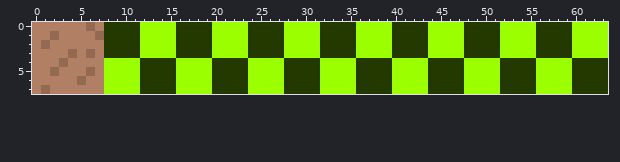
A pixel-art file gets an edit: assets/background_tiles.aseprite. The picture above was drawn from the file before the commit.
64x8 pixels, 1 frame.
The result:
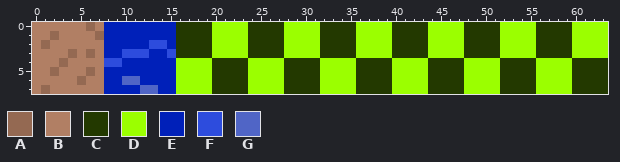
Palette (. is transparent): A #946952  B #b17f64  C #233900  D #9bff00  E #0020b9  F #2d4cdd  G #5065c6
The edit:
Colour C gives way to colour E in rows 0 to 2 at x 8 to 11; in row 3 at x 8 to 9; in rows 4 to 6 at x 12 to 15; in row 7 at x 14 to 15.
Colour D gives way to colour E in rows 0 to 1 at x 12 to 15; in row 2 at x 12 and 15; in row 3 at x 13 to 14; in row 4 at x 10 to 11; in row 5 at x 8 to 11; in row 6 at x 8 to 9.
Colour D gives way to colour E in row 7 at x 8 to 11.
Colour C gives way to colour F in row 3 at x 10 to 11.
Colour D gives way to colour F in row 2 at x 13 to 14; in row 3 at x 12 and 15; in row 4 at x 8 to 9.
Colour C gives way to colour G in row 7 at x 12 to 13.
Colour D gives way to colour G in row 6 at x 10 to 11.
Where, in picture pixels (left, top, right, bottom), the same in both pictures:
changed: (104, 22, 176, 94)
